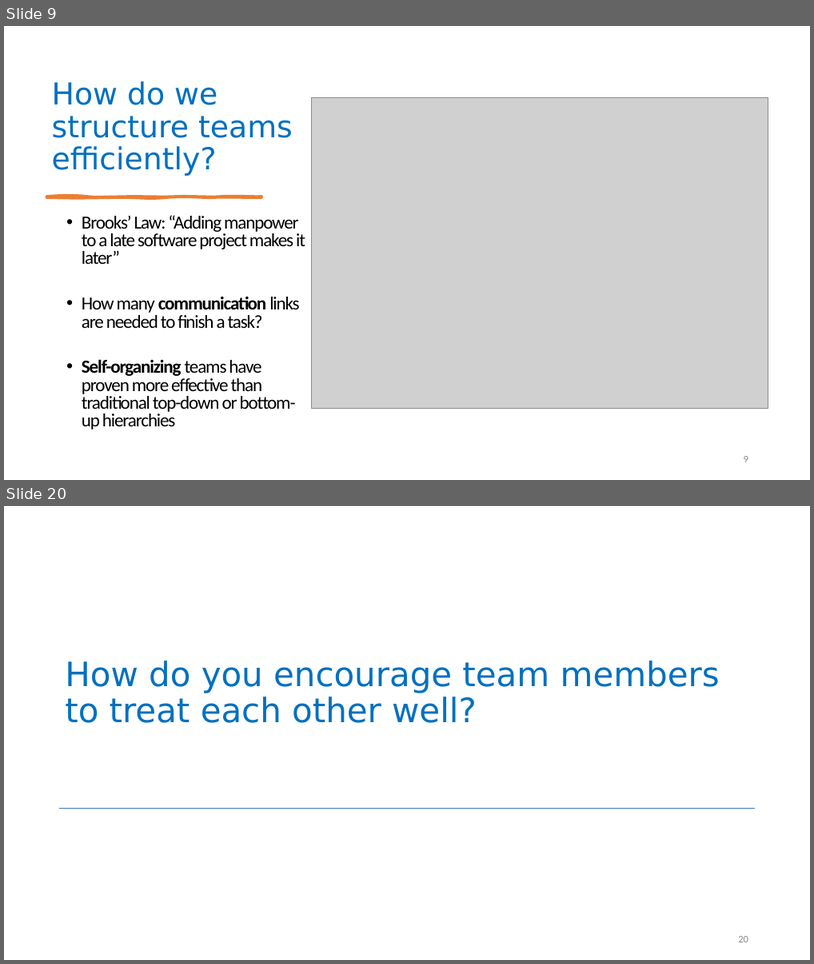
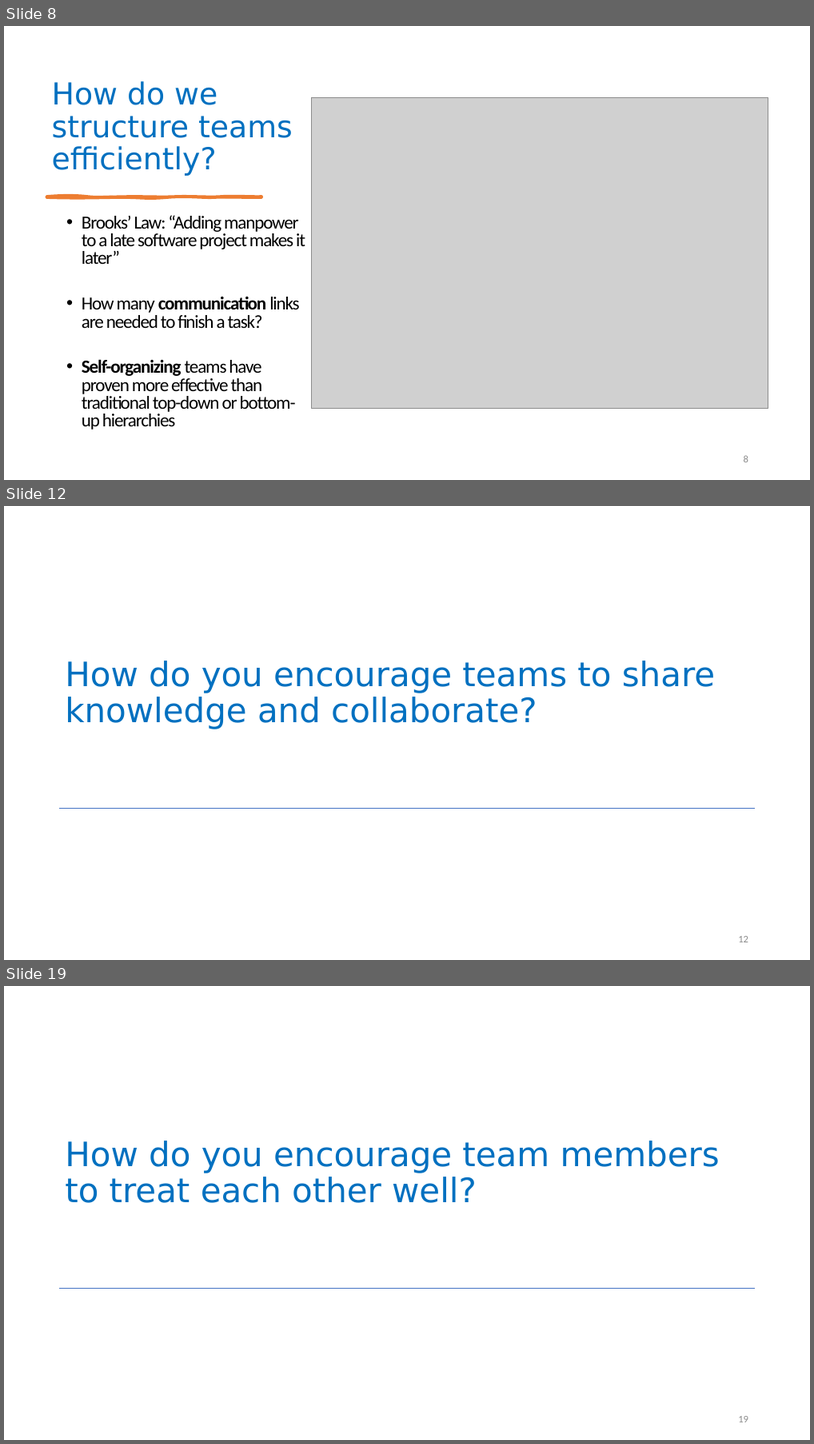
Before and after one commit to neu-se/CS4530-Fall-2026, a slide deck: Slides/Module 07.2 Teams.pptx. Shown one above the other, each under a label of ours: slides 9 and 20 before the commit, slides 8, 12 and 19 after it; the slides between them are not shown. The pictures are 814x964 and 814x1444 pixels, drawn with LibreOffice and Linux fonts; fonts in the diff are those of the drawing; grey boxes stand for pictures. Boxes give left, top, right and bottom in pixels: in the first picture for what was removed or moved away, otherwise in the second. Text is boxed around its words. In the diff, an @@ line names an element or a change of style, - is before the commit and + after.

```diff
--- a/Slides/Module 07.2 Teams.pptx
+++ b/Slides/Module 07.2 Teams.pptx
@@ slide 12 added at bbox=[4, 506, 810, 960], background #FFFFFF; not listed: 1 template element that a slide beside it also shows @@
@@ title added at bbox=[65, 660, 715, 729], 40 pt, text #0070C0 @@
+How do you encourage teams to share knowledge and collaborate?
@@ page number added at bbox=[738, 936, 749, 942], 12 pt, text #8C8C8C @@
+12
@@ what was slide 9 is now slide 8 @@
@@ what was slide 20 is now slide 19 @@
@@ page number at bbox=[738, 1416, 749, 1422]: text changed @@
-20
+19
```
Also in this commit, not shown: 13 slides changed, 2 other slides added, 3 slides removed, 6 other files.
